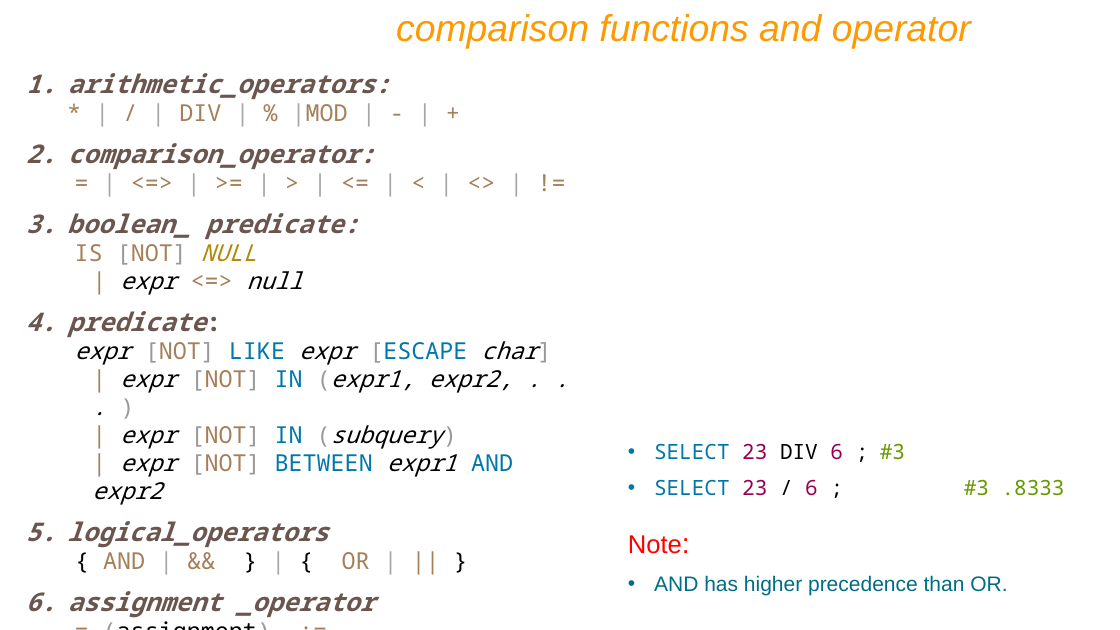
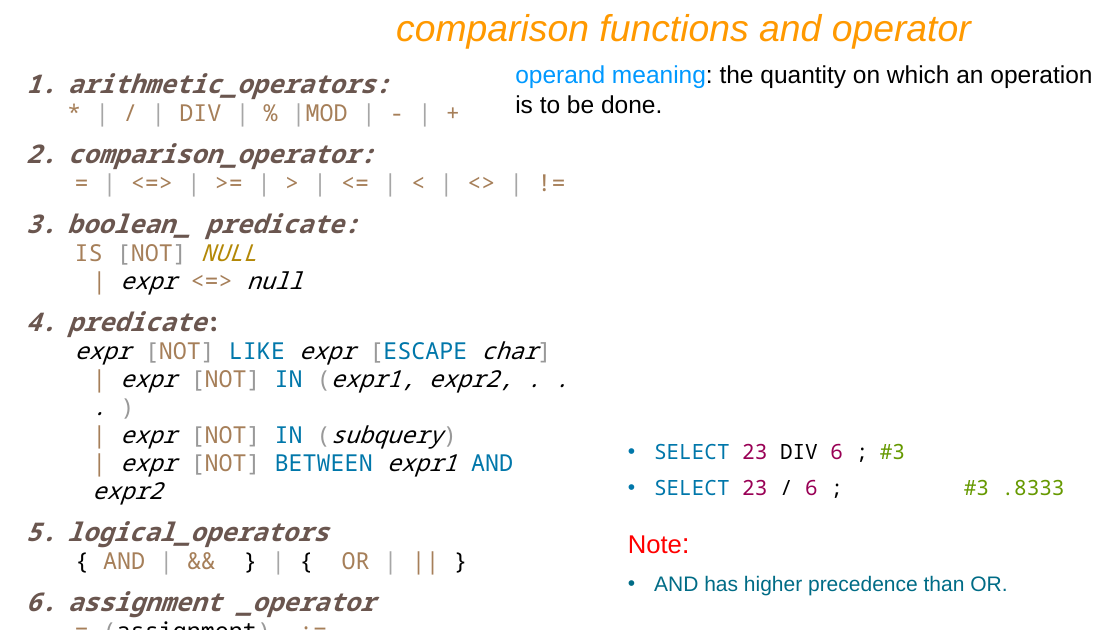
Before and after one commit to Nilesh-Parit/DBT, a slide deck: slide 98 of IET MySQL PPT Ver9.pptx (slide 89 before the commit). Drawn at 1120x630 pixels with LibreOffice and Linux fonts; fonts in the diff are those of the drawing. Boxes give left, top, right and bottom in pixels: in the first picture for what was removed or moved away, otherwise in the second. Text is boxed around its words. In the diff, an @@ line names an element or a change of style, - is before the commit and + after.

Commit message:
06-10-2023

```diff
--- a/IET MySQL PPT Ver9.pptx
+++ b/IET MySQL PPT Ver9.pptx
@@ text added at (515, 65, 1092, 114), 21 pt, text #000000 @@
+operand meaning: the quantity on which an operation is to be done.
```
Also in this commit, not shown: 3 other slides changed, 28 slides added.
